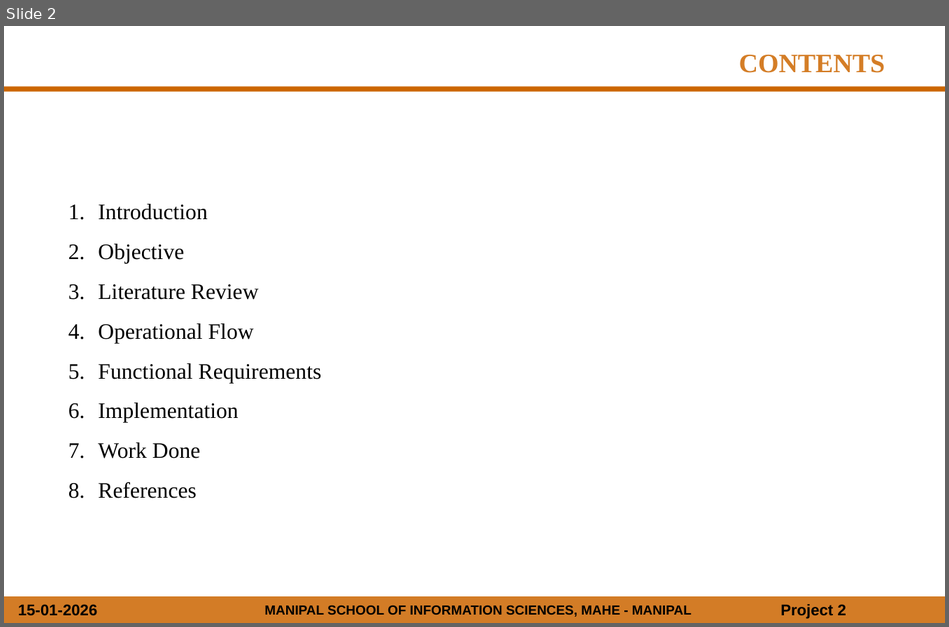
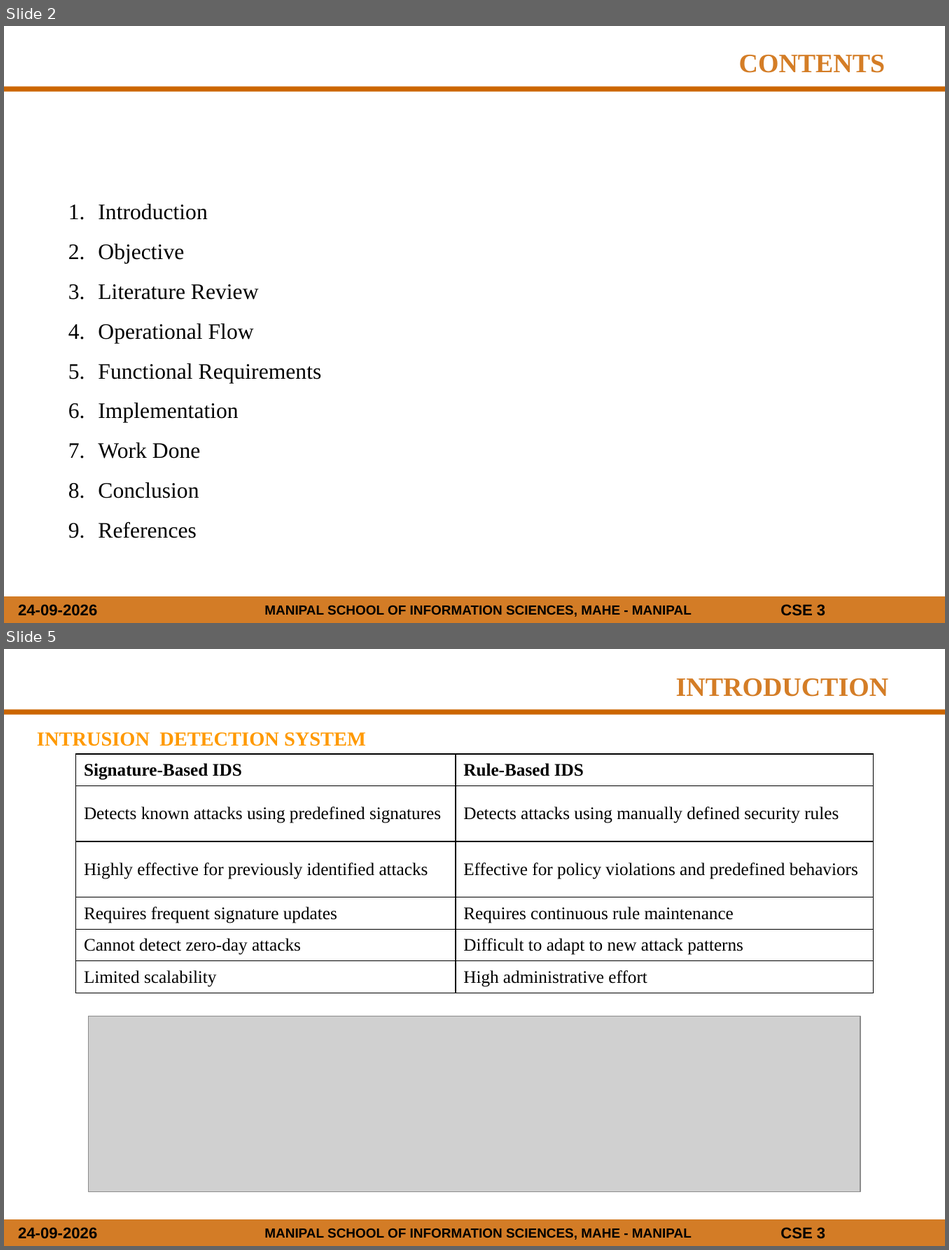
Before and after one commit to NitinKarthik01/AI_IDS, a slide deck: DOCS/Mini_Project_Presentation_Template.pptx. Shown one above the other, each under a label of ours: slide 2 before the commit, slides 2 and 5 after it; the slides between them are not shown. The pictures are 949x627 and 949x1250 pixels, drawn with LibreOffice and Linux fonts; fonts in the diff are those of the drawing; grey boxes stand for pictures; background and template pictures are left out. Boxes give left, top, right and bottom in pixels: in the first picture for what was removed or moved away, otherwise in the second. Text is boxed around its words. In the diff, an @@ line names an element or a change of style, - is before the commit and + after.

```diff
--- a/DOCS/Mini_Project_Presentation_Template.pptx
+++ b/DOCS/Mini_Project_Presentation_Template.pptx
@@ slide 5 added at bbox=[4, 649, 945, 1246], background #FFFFFF; not listed: 5 template elements that a slide beside it also shows @@
@@ text added at bbox=[676, 678, 888, 697], 24 pt, text #D47D26, bold @@
+INTRODUCTION
@@ text added at bbox=[37, 732, 366, 746], 18 pt, text #FF9900, bold @@
+INTRUSION DETECTION SYSTEM
@@ table added at bbox=[75, 754, 873, 993], 6 rows, 2 columns @@
+Signature-Based IDS | Rule-Based IDS
+Detects known attacks using predefined signatures | Detects attacks using manually defined security rules
+Highly effective for previously identified attacks | Effective for policy violations and predefined behaviors
+Requires frequent signature updates | Requires continuous rule maintenance
+Cannot detect zero-day attacks | Difficult to adapt to new attack patterns
+Limited scalability | High administrative effort
@@ picture added at bbox=[89, 1017, 860, 1191] @@
@@ slide 2 changed as well @@
@@ text at bbox=[98, 482, 199, 498]: paragraph added @@
+8. Conclusion
@@ text at bbox=[18, 604, 97, 616]: text changed @@
-15-01-2026
+24-09-2026
@@ text at bbox=[780, 604, 825, 616]: text changed @@
-Project 2
+CSE 3
```
Also in this commit, not shown: 5 other slides changed, 15 other slides added, 5 slides removed, 1 other file.
